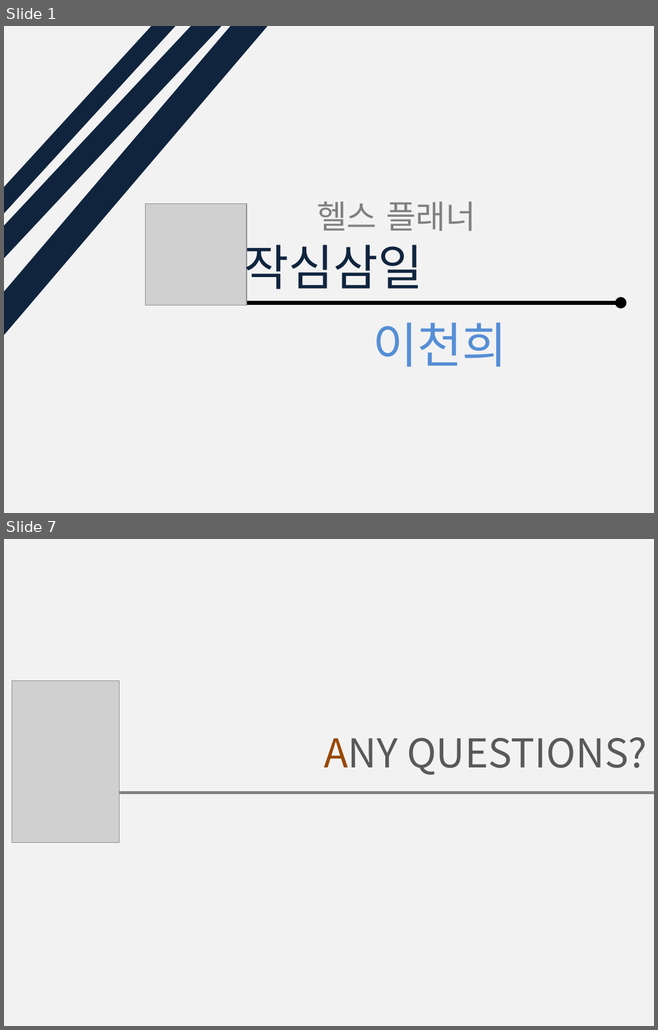
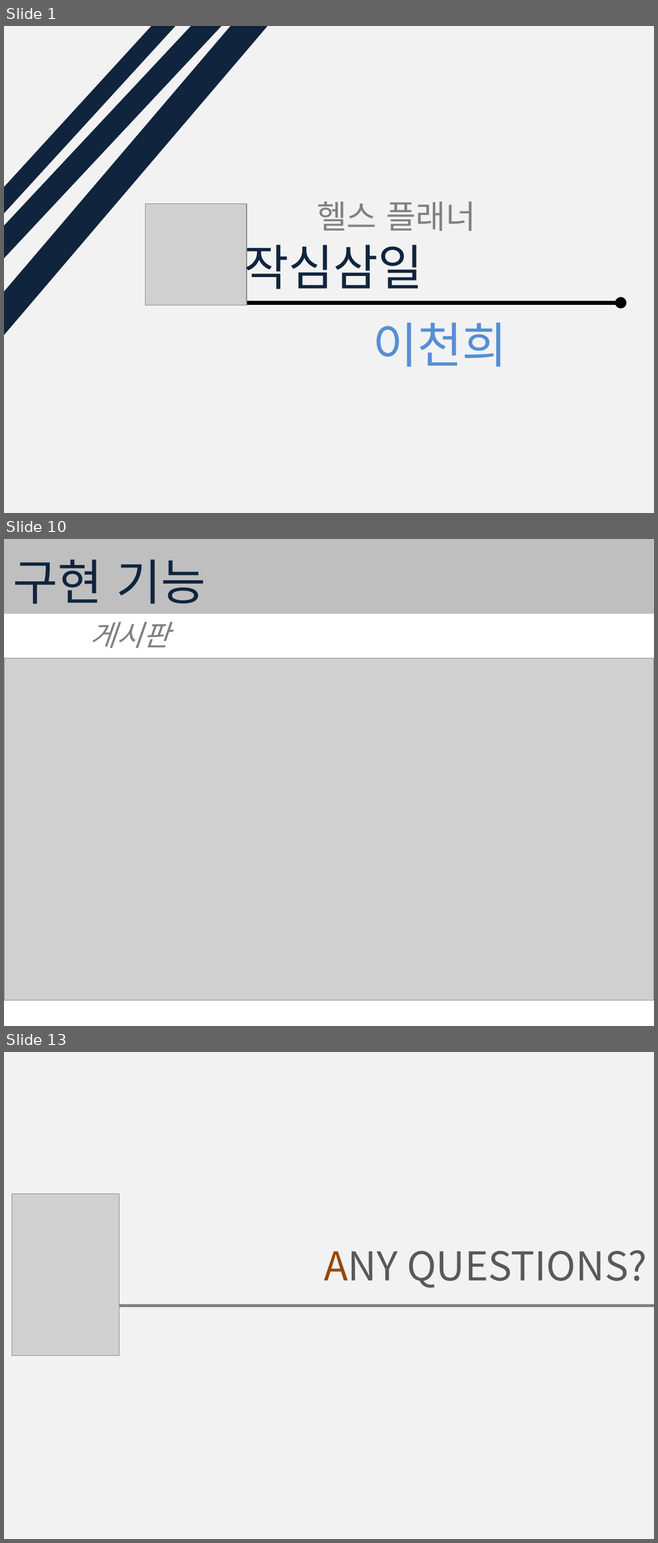
Before and after one commit to dlcjsgml2002/portfolio_planner, a slide deck: document/ppt.pptx. Shown one above the other, each under a label of ours: slides 1 and 7 before the commit, slides 1, 10 and 13 after it; the slides between them are not shown. The pictures are 658x1030 and 658x1543 pixels, drawn with LibreOffice and Linux fonts; fonts in the diff are those of the drawing; grey boxes stand for pictures. Boxes give left, top, right and bottom in pixels: in the first picture for what was removed or moved away, otherwise in the second. Text is boxed around its words. In the diff, an @@ line names an element or a change of style, - is before the commit and + after.

```diff
--- a/document/ppt.pptx
+++ b/document/ppt.pptx
@@ slide 10 added at box(4, 539, 654, 1026), background #FFFFFF @@
@@ rectangle added at box(4, 539, 654, 614), fill #BFBFBF @@
@@ text added at box(13, 559, 206, 604), 54 pt, text #0F243E @@
+구현 기능
@@ text added at box(90, 622, 169, 648), 32 pt, text #808080, italic @@
+게시판
@@ picture added at box(4, 658, 654, 1000) @@
@@ what was slide 7 is now slide 13 @@
```
Also in this commit, not shown: 1 slide changed, 9 other slides added, 4 slides removed, 1 other file.
